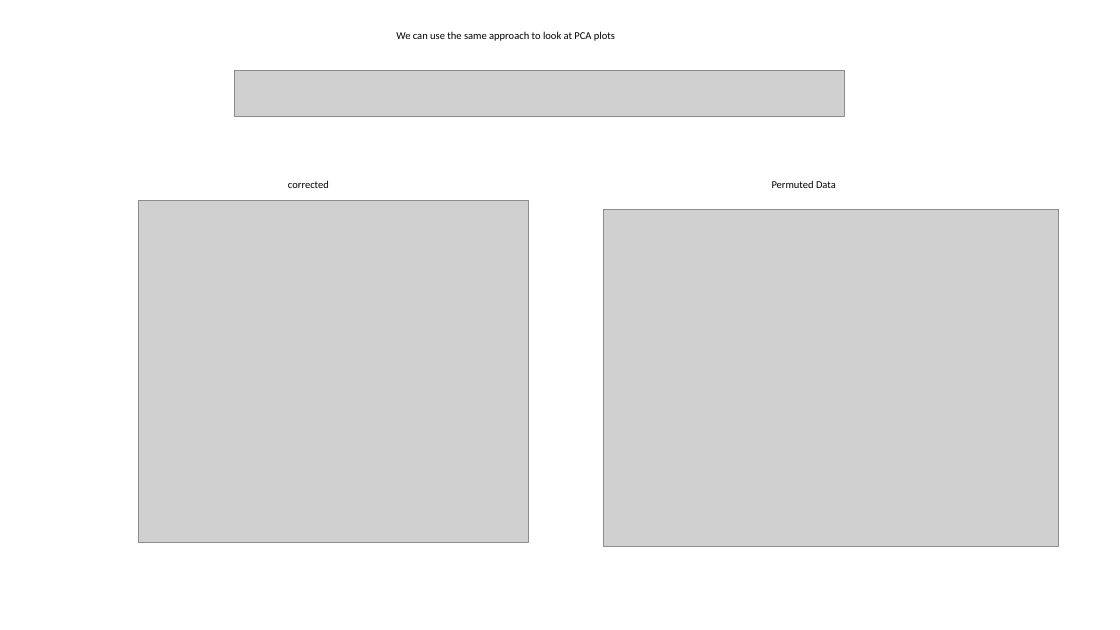
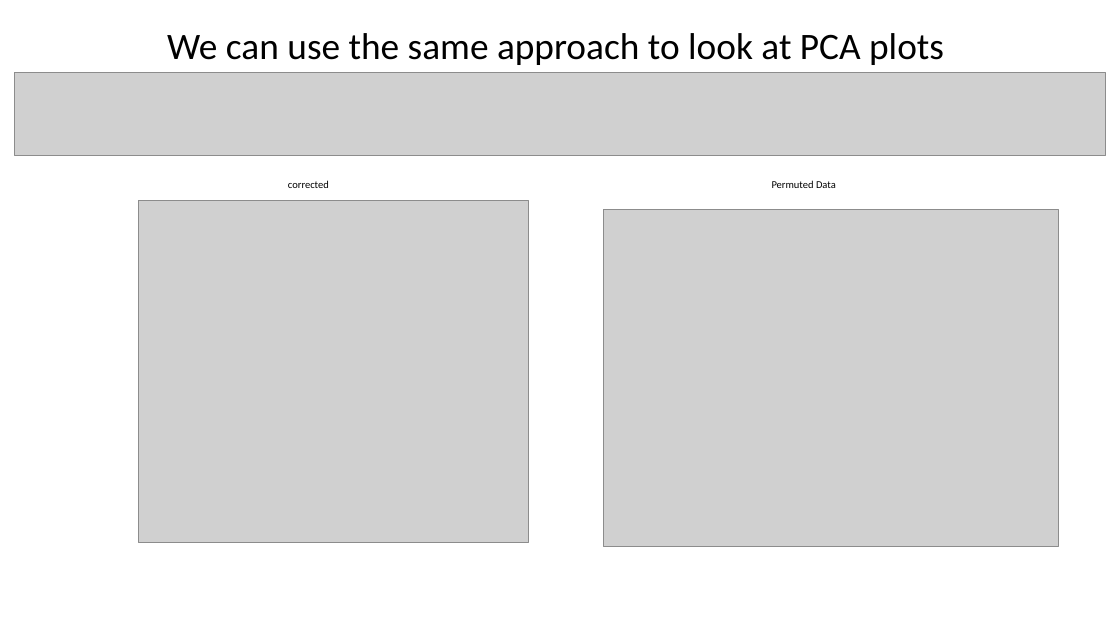
Before and after one commit to jraab/GNET749_RNAseq, a slide deck: slide 21 of lectures/2023_GNET749_Lecture6_Batch_ExpDesign.pptx. Drawn at 1120x630 pixels with LibreOffice and Linux fonts; fonts in the diff are those of the drawing; grey boxes stand for pictures. Boxes give left, top, right and bottom in pixels: in the first picture for what was removed or moved away, otherwise in the second. Text is boxed around its words. In the diff, an @@ line names an element or a change of style, - is before the commit and + after.

```diff
--- a/lectures/2023_GNET749_Lecture6_Batch_ExpDesign.pptx
+++ b/lectures/2023_GNET749_Lecture6_Batch_ExpDesign.pptx
@@ text "We can use the same ...": place and size @@
-text "We can use the same ..." at bbox=[396, 31, 615, 41]
+text "We can use the same ..." at bbox=[167, 33, 944, 65]
@@ text "We can use the same ..." at bbox=[167, 33, 944, 65]: size 9 to 32 pt @@
@@ picture: place and size @@
-picture at bbox=[234, 71, 844, 117]
+picture at bbox=[14, 73, 1107, 155]
```
Also in this commit, not shown: 15 other slides changed, 1 slide added, 2 slides removed, 7 other files.
